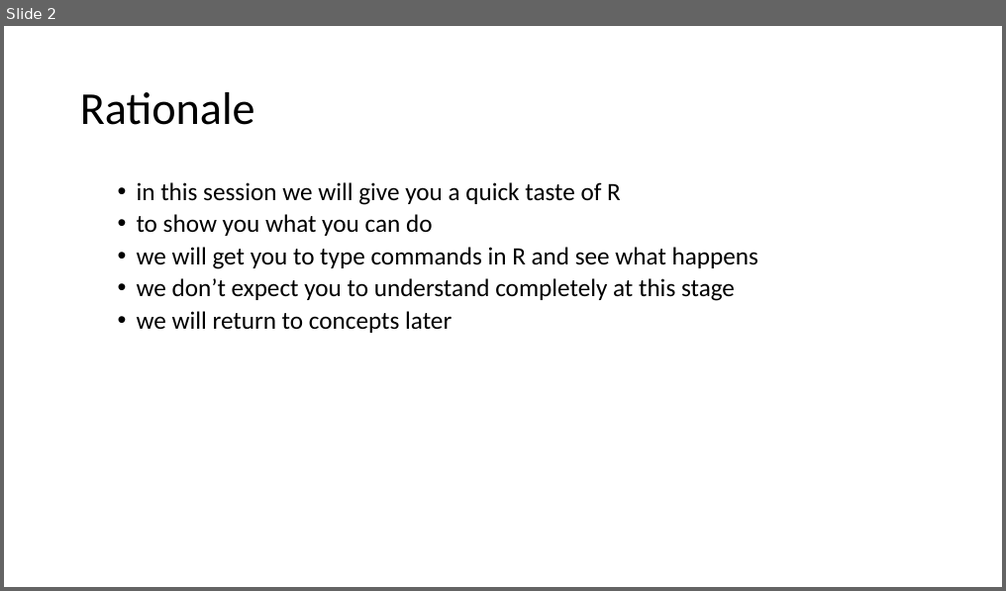
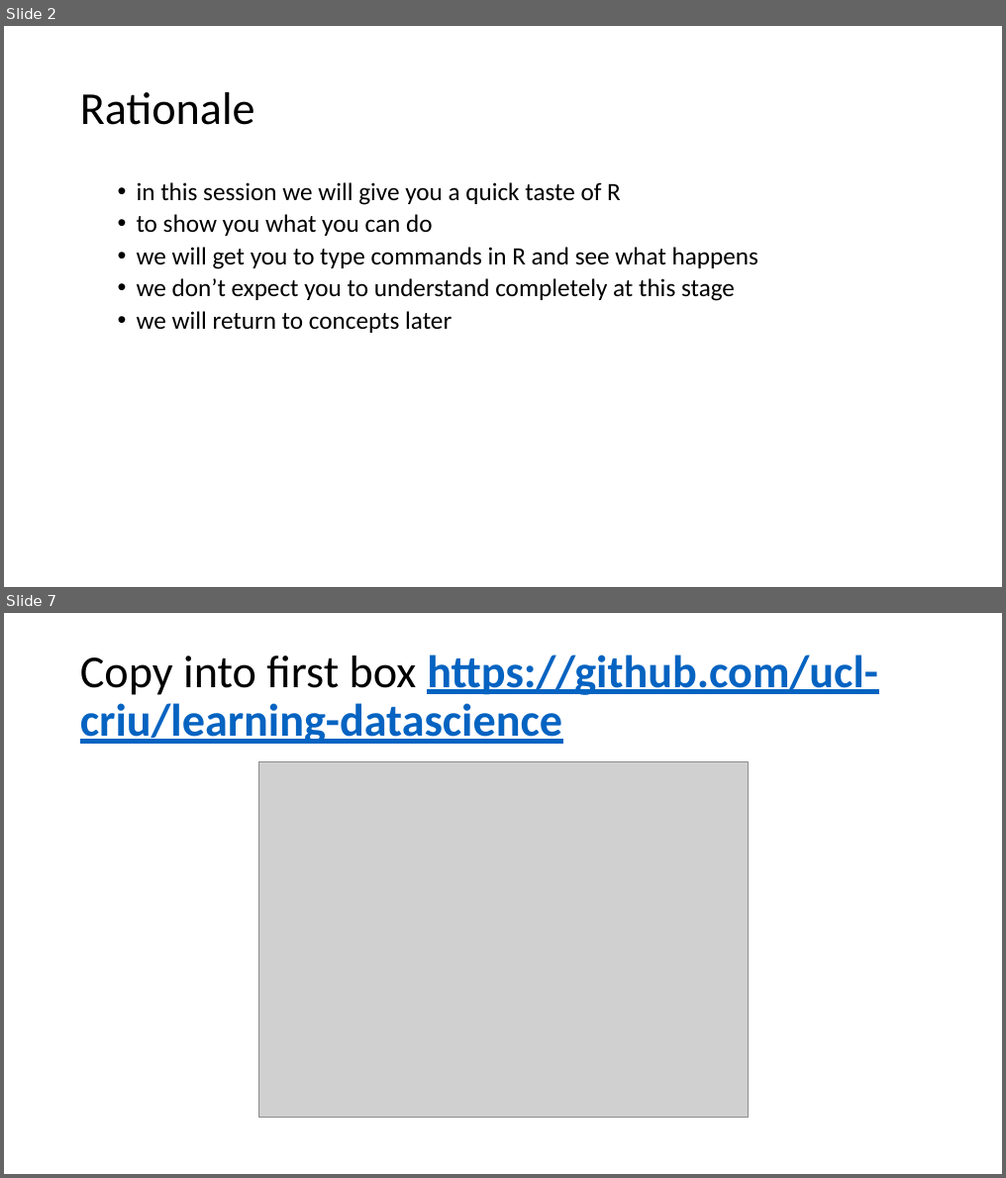
Before and after one commit to uclh-criu/learning-datascience, a slide deck: Workshops/1-R-taster.pptx. Shown one above the other, each under a label of ours: slide 2 before the commit, slides 2 and 7 after it; the slides between them are not shown. The pictures are 1006x591 and 1006x1178 pixels, drawn with LibreOffice and Linux fonts; fonts in the diff are those of the drawing; grey boxes stand for pictures. Boxes give left, top, right and bottom in pixels: in the first picture for what was removed or moved away, otherwise in the second. Text is boxed around its words. In the diff, an @@ line names an element or a change of style, - is before the commit and + after.

```diff
--- a/Workshops/1-R-taster.pptx
+++ b/Workshops/1-R-taster.pptx
@@ slide 7 added at box(4, 613, 1002, 1174), background #FFFFFF @@
@@ title added at box(80, 655, 878, 744), 44 pt, text #0563C1, bold, underline @@
+Copy into first box https://github.com/ucl-criu/learning-datascience
@@ picture added at box(258, 761, 748, 1118) @@
```
Also in this commit, not shown: 1 slide changed, 4 other slides added, 6 other files.
